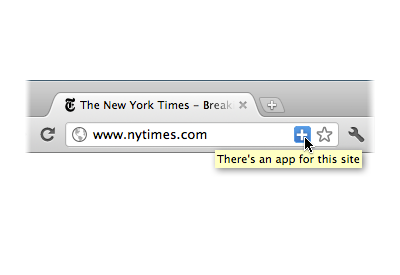
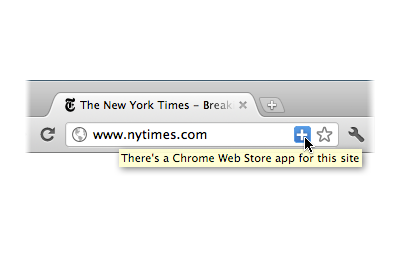
Revision of a layered 400x275 image; what changed, layer by layer:
painted on "Layer 1" over [119, 149, 362, 168]
